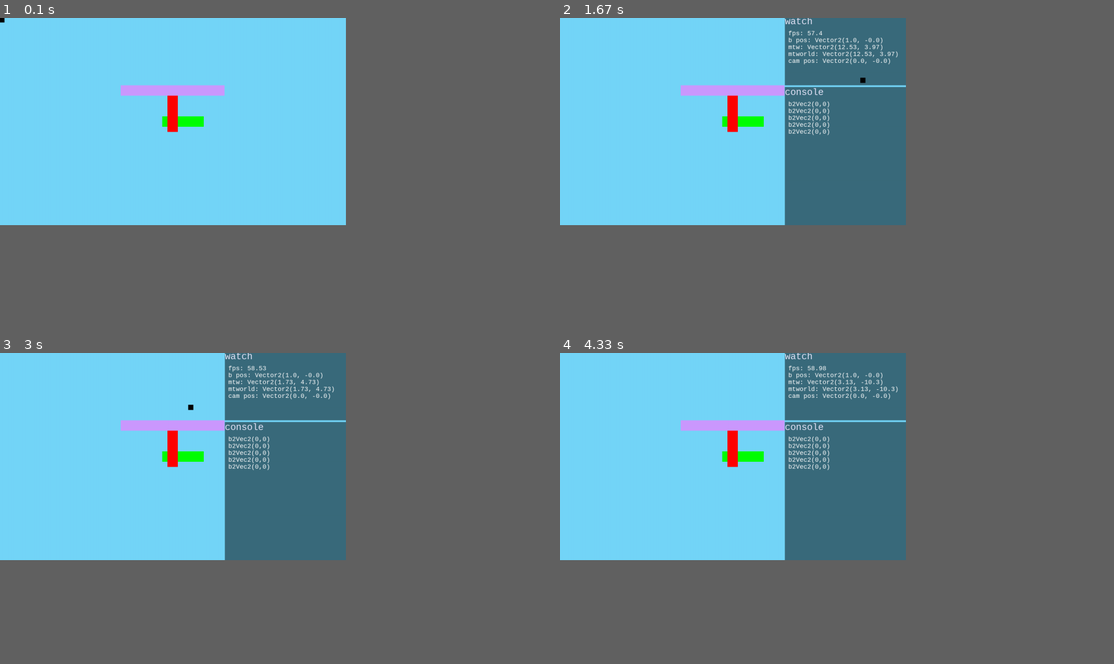
Above: before the commit, frames 1-4 (two rows, left to right).
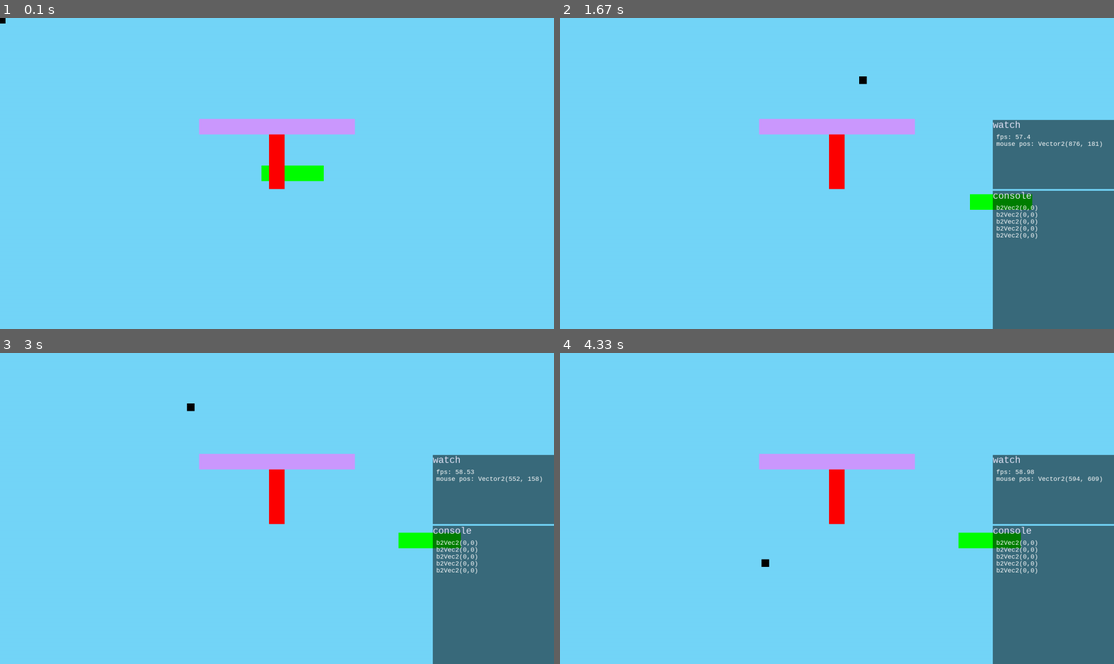
Above: after the commit, the same moments.

Repository: AchoDev/Lumina-Engine
Game: pygame game, started from test2.py
Two runs of this game, one before a commit and one after it. Both use one fixed random seed, a clock stepped at 60 frames per second and the inputs below.
Inputs (mouse positions are in pixels of both pictures, inside the frame that each line leads up to):
- Up to frame 1 (0.1 s): no input
- Up to frame 2 (1.67 s): tap 0 at 0.33 s; press the mouse at (853, 164) at 0.7 s; move the mouse to (942, 189) at 0.8 s; release the mouse at (1030, 210) at 0.93 s; press the mouse at (853, 164) at 1.03 s; move the mouse to (837, 161) at 1.13 s; release the mouse at (820, 157) at 1.27 s; press the mouse at (992, 195) at 1.37 s; move the mouse to (925, 139) at 1.47 s; release the mouse at (864, 80) at 1.6 s
- Up to frame 3 (3 s): press the mouse at (432, 530) at 1.7 s; move the mouse to (393, 499) at 1.8 s; release the mouse at (349, 471) at 1.93 s; press the mouse at (432, 530) at 2.03 s; move the mouse to (249, 514) at 2.13 s; release the mouse at (72, 499) at 2.27 s; press the mouse at (432, 530) at 2.37 s; move the mouse to (426, 536) at 2.47 s; release the mouse at (426, 542) at 2.6 s; press the mouse at (432, 530) at 2.7 s; move the mouse to (310, 468) at 2.8 s; release the mouse at (188, 405) at 2.93 s
- Up to frame 4 (4.33 s): press the mouse at (992, 530) at 3.03 s; move the mouse to (842, 567) at 3.13 s; release the mouse at (692, 604) at 3.27 s; press the mouse at (992, 530) at 3.37 s; move the mouse to (864, 548) at 3.47 s; release the mouse at (731, 564) at 3.6 s; press the mouse at (975, 530) at 3.7 s; move the mouse to (853, 464) at 3.8 s; release the mouse at (731, 399) at 3.93 s; press the mouse at (975, 530) at 4.03 s; move the mouse to (870, 545) at 4.13 s; release the mouse at (764, 564) at 4.27 s
The window is 562x337 before the commit and 900x506 after it. Grey fills any space a smaller window leaves; there, only what the larger window draws over its background counts as a difference.

The runs differ from the first frame. In frame 1, 3.5% of the frame differs, in the area x 0-65%, y 0-56%; in frame 2, 31%; in frame 3, 31%; in frame 4, 31%, in the area x 21-100%, y 0-100%.

Commit message:
fixed abs pos issues in editor mode

Diff:
--- a/cls/Camera.py
+++ b/cls/Camera.py
@@ -9,8 +9,6 @@
         self.orthographic_size = 10
         self.name = 'Camera'
         self.window_position: Vector2 = Vector2(0, 0)
-
-
 
     def change_ortho(self, value):
         self.orthographic_size = value
--- a/cls/Window.py
+++ b/cls/Window.py
@@ -119,16 +119,20 @@
         # else:
         #     pygame.display.set_caption('Lumina-Engine window')
 
+    def set_fullscreen(self):
+        max_res = pygame.display.list_modes()[0]
+        self.win = pygame.display.set_mode(max_res, pygame.FULLSCREEN, 32)
 
     def validate_absolute_position(self, pos):
         x_res = pos[0]
         y_res = pos[1]
         if(self.editor_view):
-            # x_res /= self.width / self._width
-            # y_res /= self.height / self._height
+            ratio = self.height / (self.height - self.__editor_y)
 
             x_res -= self.__editor_x
-            y_res -= self.__editor_y
+
+            x_res *= ratio
+            y_res *= ratio
 
         return (x_res, y_res)
 
--- a/main.py
+++ b/main.py
@@ -7,11 +7,14 @@
 pygame.init()
 FPS = 60
 
-def init(window_dimensions, canvas_size=None):
+def init(window_dimensions, fullscreen=False):
 
-    if not canvas_size: canvas_size = window_dimensions
+    # if not canvas_size: canvas_size = window_dimensions
 
-    WIN.set_attr(window_dimensions, canvas_size)
+    WIN.set_attr(window_dimensions, window_dimensions)
+
+    if fullscreen:
+        WIN.set_fullscreen()
 
     clock = pygame.time.Clock()
 
--- a/test2.py
+++ b/test2.py
@@ -2,7 +2,7 @@
 from __init__ import *
 from enum import Enum
 
-window_dim = (1000, 600)
+window_dim = (1600, 900)
 init(window_dim)
 
 scene = Scene("t")
@@ -50,10 +50,12 @@
 
 canvas = scene.add_object(Canvas())
 
-console.watch(lambda: b.transform.position.rounded(), "b pos")
-console.watch(lambda: scene.mouse_to_window().rounded(), "mtw")
-console.watch(lambda: scene.mouse_to_world().rounded(), "mtworld")
-console.watch(lambda: scene.camera.transform.position.rounded(), "cam pos")
+# console.watch(lambda: b.transform.position.rounded(), "b pos")
+# console.watch(lambda: scene.mouse_to_window().rounded(), "mtw")
+# console.watch(lambda: scene.mouse_to_world().rounded(), "mtworld")
+# console.watch(lambda: scene.camera.transform.position.rounded(), "cam pos")
+
+console.watch(lambda: get_mouse_pos().rounded(), "mouse pos")
 
 while True:
 
